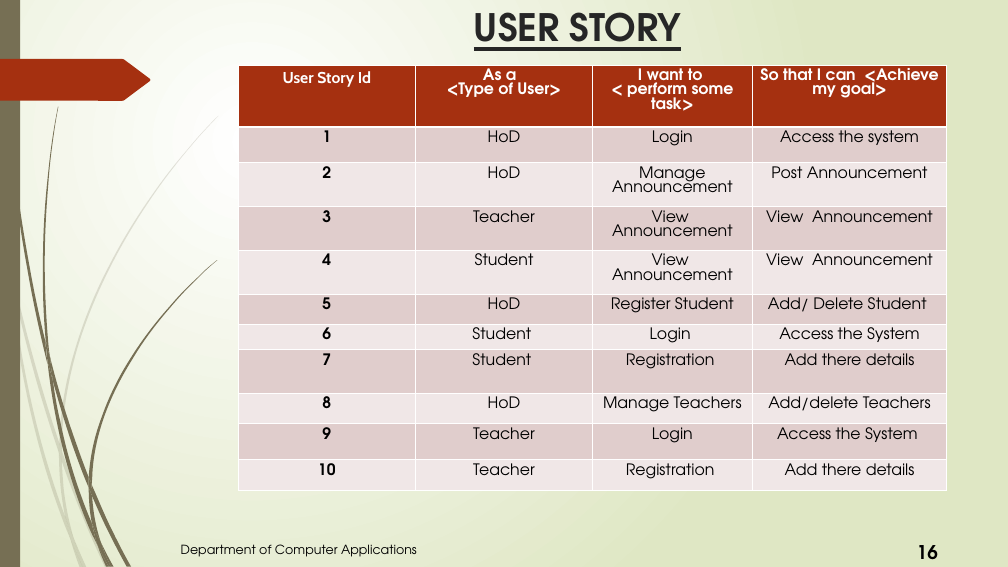
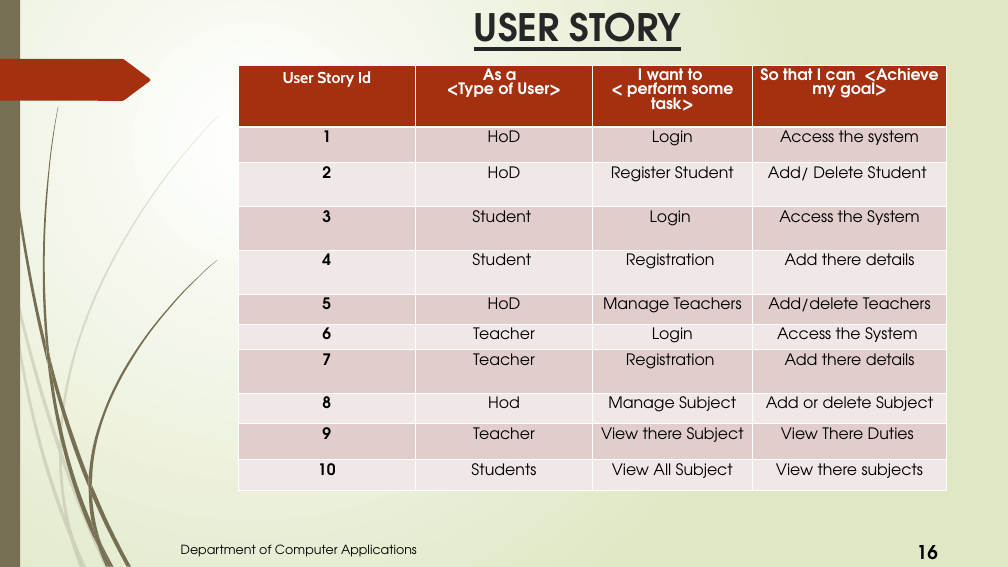
Before and after one commit to ashique1213/Academic-Management-System, a slide deck: slide 14 of PPT Main Project.pptx. Drawn at 1008x567 pixels with LibreOffice and Linux fonts; fonts in the diff are those of the drawing. Boxes give left, top, right and bottom in pixels: in the first picture for what was removed or moved away, otherwise in the second. Text is boxed around its words. In the diff, an @@ line names an element or a change of style, - is before the commit and + after.

```diff
--- a/PPT Main Project.pptx
+++ b/PPT Main Project.pptx
@@ table at (x1=238, y1=65, x2=947, y2=495) @@
-row 3, column 3: Manage Announcement
+row 3, column 3: Register Student
-row 3, column 4: Post Announcement
+row 3, column 4: Add/ Delete Student
-row 4: 3 | Teacher | View Announcement | View Announcement
+row 4: 3 | Student | Login | Access the System
-row 5, column 3: View Announcement
+row 5, column 3: Registration
-row 5, column 4: View Announcement
+row 5, column 4: Add there details
-row 6, column 3: Register Student
+row 6, column 3: Manage Teachers
-row 6, column 4: Add/ Delete Student
+row 6, column 4: Add/delete Teachers
-row 7, column 2: Student
+row 7, column 2: Teacher
-row 8, column 2: Student
+row 8, column 2: Teacher
-row 9: 8 | HoD | Manage Teachers | Add/delete Teachers
+row 9: 8 | Hod | Manage Subject | Add or delete Subject
-row 10, column 3: Login
+row 10, column 3: View there Subject
-row 10, column 4: Access the System
+row 10, column 4: View There Duties
-row 11: 10 | Teacher | Registration | Add there details
+row 11: 10 | Students | View All Subject | View there subjects
```
Also in this commit, not shown: 4 other slides changed, 28 other files.
